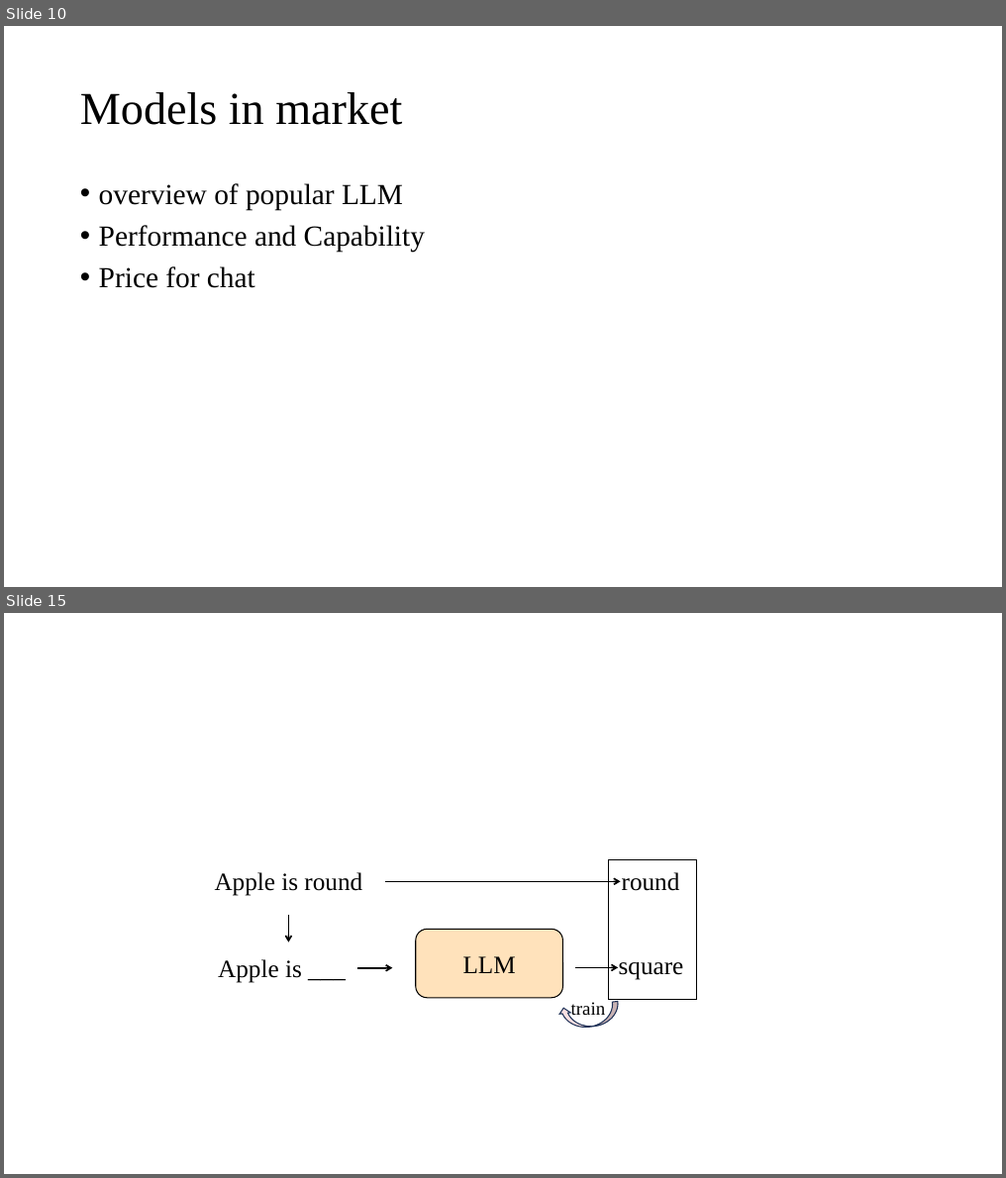
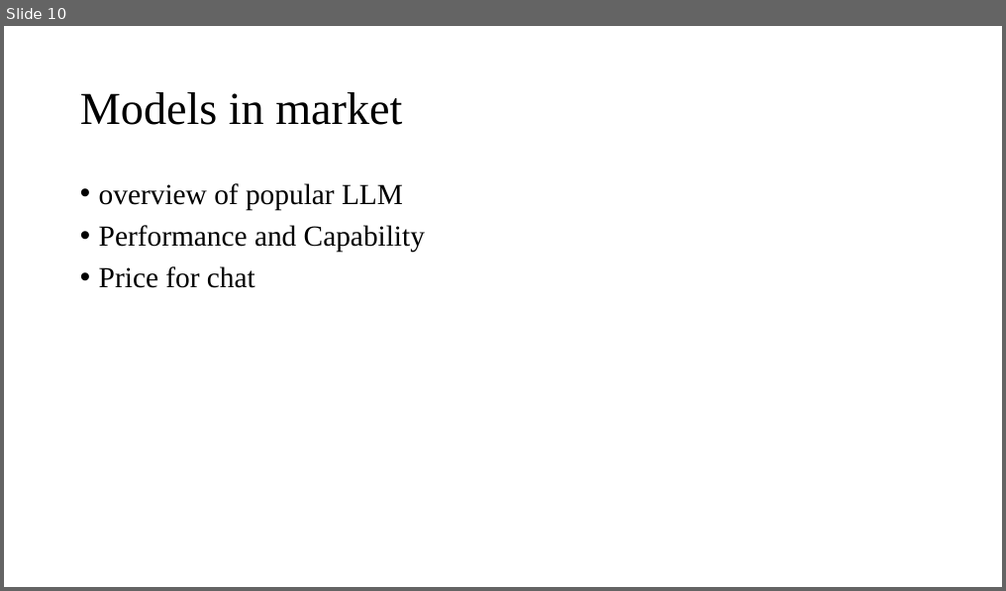
Before and after one commit to dlmuzpy/Analysis-of-Large-Language-Models, a slide deck: LLM analysis.pptx. Shown one above the other, each under a label of ours: slides 10 and 15 before the commit, slide 10 after it; the slides between them are not shown. The pictures are 1006x1178 and 1006x591 pixels, drawn with LibreOffice and Linux fonts; fonts in the diff are those of the drawing. Boxes give left, top, right and bottom in pixels: in the first picture for what was removed or moved away, otherwise in the second. Text is boxed around its words. In the diff, an @@ line names an element or a change of style, - is before the commit and + after.

```diff
--- a/LLM analysis.pptx
+++ b/LLM analysis.pptx
@@ slide 15 removed at bbox=[4, 613, 1002, 1174], background #FFFFFF @@
@@ text removed at bbox=[215, 872, 362, 896] @@
-Apple is round
@@ rectangle removed at bbox=[608, 861, 697, 1000] @@
@@ text removed at bbox=[622, 872, 680, 891] @@
-round
@@ arrow removed from (386, 881) to (621, 881) @@
@@ arrow removed from (288, 915) to (288, 943) @@
@@ rounded rectangle removed at bbox=[416, 929, 563, 998] @@
-LLM
@@ text removed at bbox=[218, 959, 302, 983] @@
-Apple is ___
@@ arrow removed from (358, 968) to (392, 968) @@
@@ arrow removed from (575, 967) to (618, 967) @@
@@ text removed at bbox=[619, 962, 684, 980] @@
-square
@@ curved left arrow removed at bbox=[558, 1001, 620, 1030] @@
@@ text removed at bbox=[571, 1002, 606, 1020] @@
-train
```
Also in this commit, not shown: 10 other slides removed, 1 other file.
